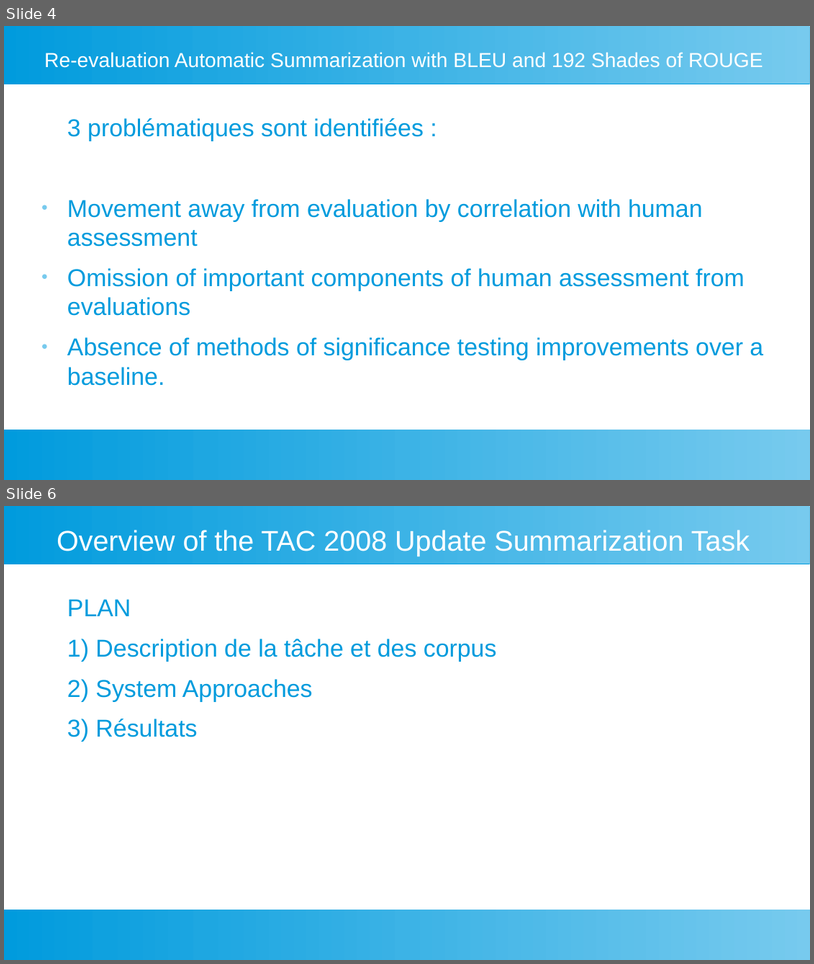
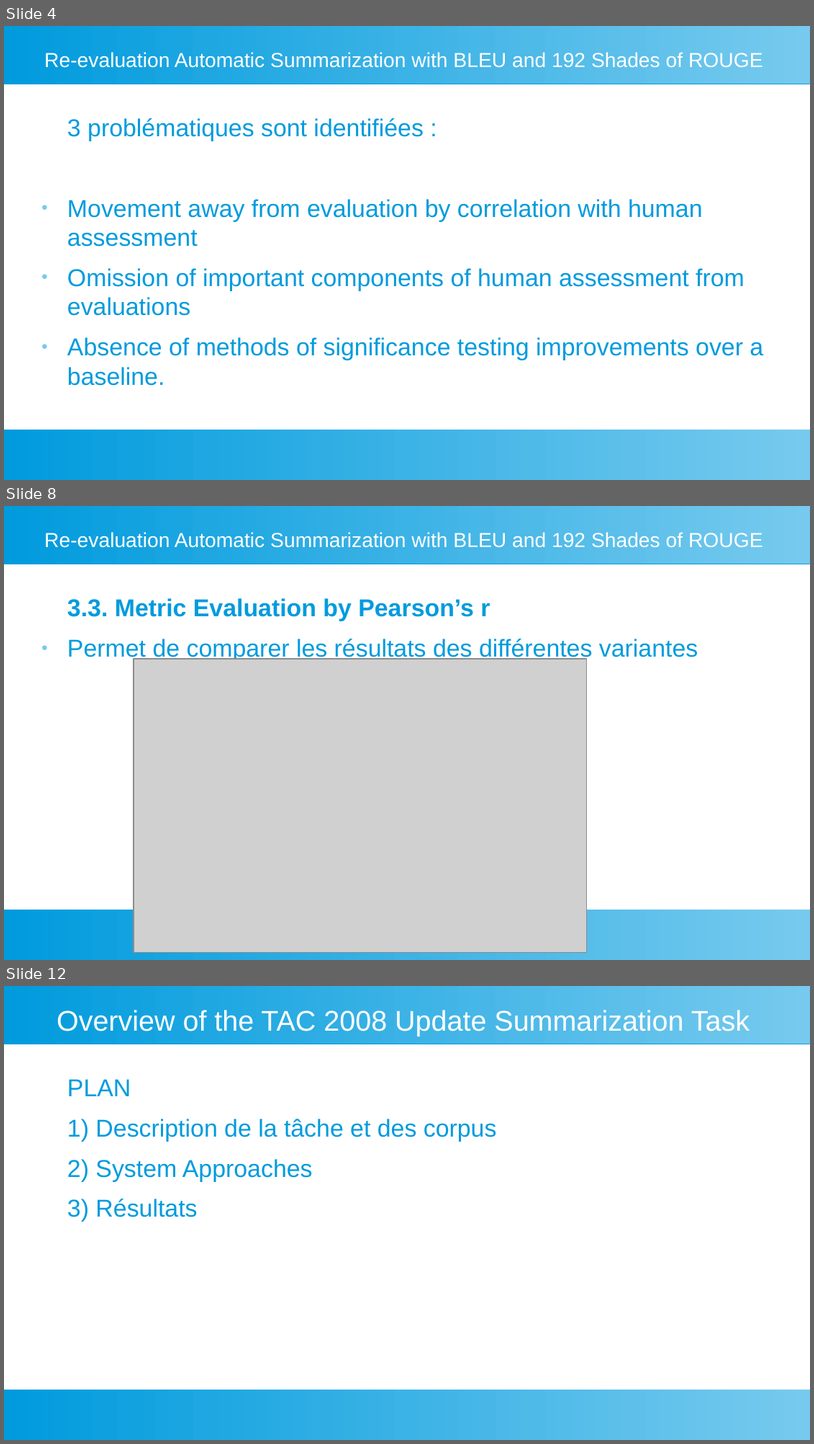
Before and after one commit to fannybachey/stage_2024, a slide deck: presentation/presentation_2.odp. Shown one above the other, each under a label of ours: slides 4 and 6 before the commit, slides 4, 8 and 12 after it; the slides between them are not shown. The pictures are 814x964 and 814x1444 pixels, drawn with LibreOffice and Linux fonts; fonts in the diff are those of the drawing; grey boxes stand for pictures. Boxes give left, top, right and bottom in pixels: in the first picture for what was removed or moved away, otherwise in the second. Text is boxed around its words. In the diff, an @@ line names an element or a change of style, - is before the commit and + after.

```diff
--- a/presentation/presentation_2.odp
+++ b/presentation/presentation_2.odp
@@ slide 8 added at bbox=[4, 506, 810, 960], background #FFFFFF; not listed: 2 template elements that a slide beside it also shows @@
@@ title added at bbox=[44, 532, 764, 548], 20 pt, text #FFFFFF @@
+Re-evaluation Automatic Summarization with BLEU and 192 Shades of ROUGE
@@ text added at bbox=[67, 598, 698, 662], 24 pt, text #009BDD @@
+3.3. Metric Evaluation by Pearson’s r
+● Permet de comparer les résultats des différentes variantes
@@ picture added at bbox=[134, 659, 587, 952] @@
@@ what was slide 6 is now slide 12 @@
```
Also in this commit, not shown: 1 slide changed, 5 other slides added, 4 other files.
